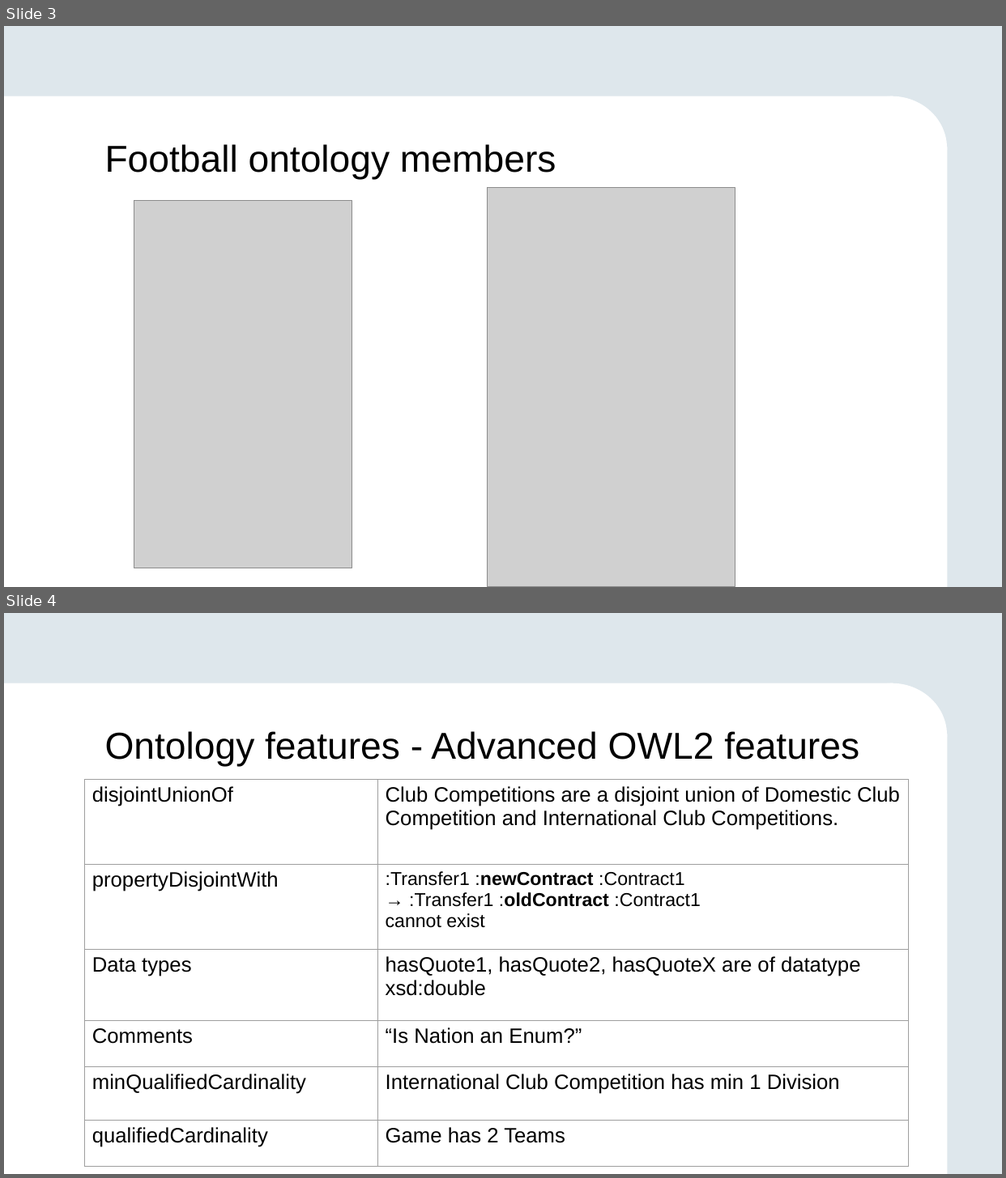
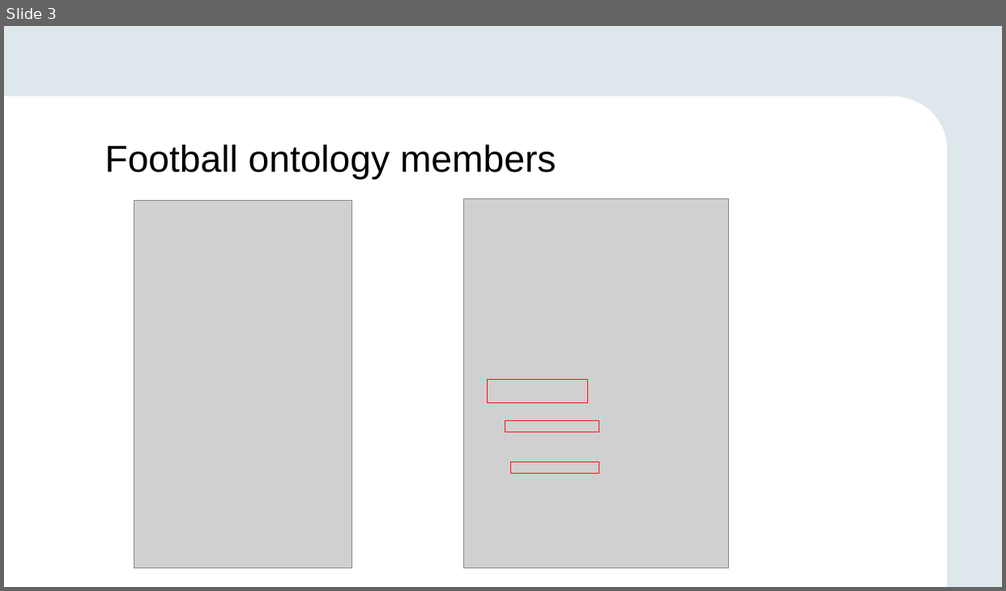
Before and after one commit to GreenfishK/SAIKS, a slide deck: Presentations/SAIKS Assignment final.pptx. Shown one above the other, each under a label of ours: slides 3 and 4 before the commit, slide 3 after it. The pictures are 1006x1178 and 1006x591 pixels, drawn with LibreOffice and Linux fonts; fonts in the diff are those of the drawing; grey boxes stand for pictures; background and template pictures are left out. Boxes give left, top, right and bottom in pixels: in the first picture for what was removed or moved away, otherwise in the second. Text is boxed around its words. In the diff, an @@ line names an element or a change of style, - is before the commit and + after.

```diff
--- a/Presentations/SAIKS Assignment final.pptx
+++ b/Presentations/SAIKS Assignment final.pptx
@@ slide 4 removed at (x1=4, y1=613, x2=1002, y2=1174), background #DEE7EC; not listed: 3 template elements that a slide beside it also shows @@
@@ text removed at (x1=105, y1=731, x2=859, y2=767) @@
-Ontology features - Advanced OWL2 features
@@ table removed at (x1=85, y1=780, x2=909, y2=1167), 6 rows, 2 columns @@
-disjointUnionOf | Club Competitions are a disjoint union of Domestic Club Competition and International Club Competitions.
-propertyDisjointWith | :Transfer1 :newContract :Contract1 → :Transfer1 :oldContract :Contract1 cannot exist
-Data types | hasQuote1, hasQuote2, hasQuoteX are of datatype xsd:double
-Comments | “Is Nation an Enum?”
-minQualifiedCardinality | International Club Competition has min 1 Division
-qualifiedCardinality | Game has 2 Teams
@@ slide 3 changed as well @@
@@ picture resized from (x1=488, y1=188, x2=735, y2=587) to (x1=463, y1=199, x2=729, y2=569) @@
@@ rectangle added at (x1=488, y1=379, x2=588, y2=403), outline #FF0000 0.75 pt @@
@@ rectangle added at (x1=505, y1=421, x2=599, y2=433), outline #FF0000 0.75 pt @@
@@ rectangle added at (x1=511, y1=463, x2=599, y2=475), outline #FF0000 0.75 pt @@
```
Also in this commit, not shown: 1 other slide changed, 2 slides added, 2 other slides removed.
